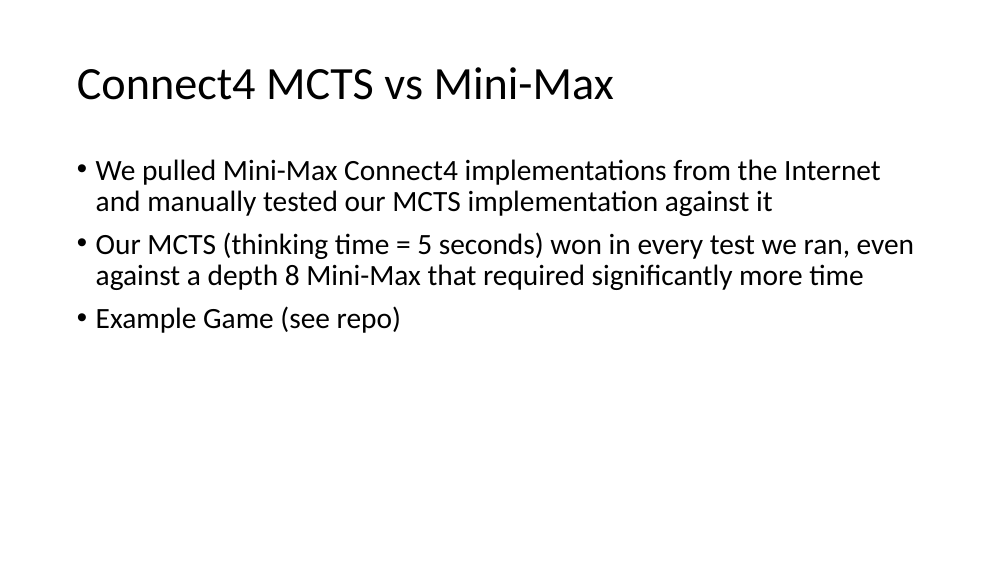
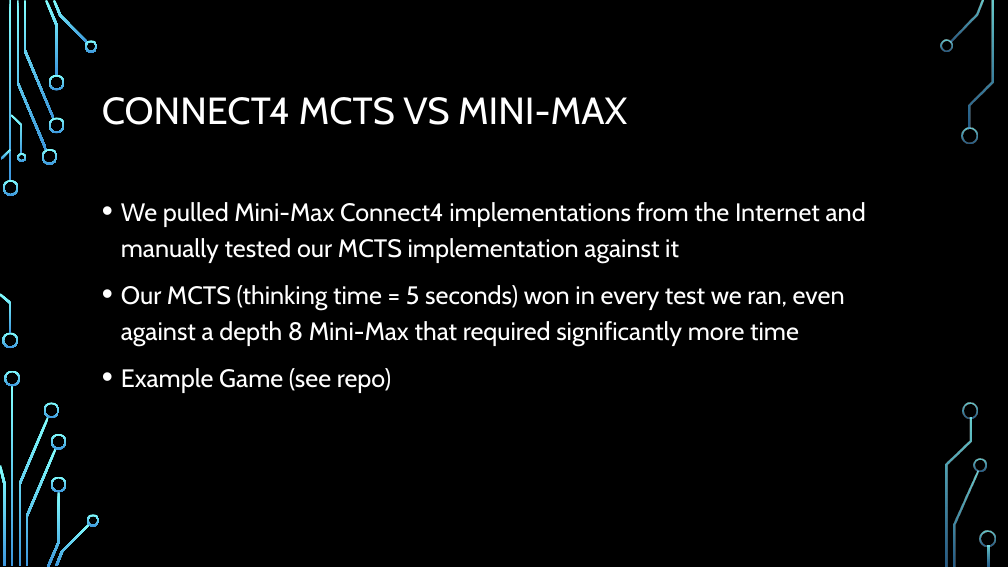
Before and after one commit to Ha5hBr0wn/CS4701, a slide deck: slide 6 of FinalPresentation.pptx. Drawn at 1008x567 pixels with LibreOffice and Linux fonts; fonts in the diff are those of the drawing; background and template pictures are left out. Boxes give left, top, right and bottom in pixels: in the first picture for what was removed or moved away, otherwise in the second. Text is boxed around its words. In the diff, an @@ line names an element or a change of style, - is before the commit and + after.

```diff
--- a/FinalPresentation.pptx
+++ b/FinalPresentation.pptx
@@ background #FFFFFF to picture (left out) @@
@@ title at <box>102,97,627,125</box>: text changed; size 44 to 36 pt; font Calibri to Cabin; text colour #000000 to #FFFFFF @@
-Connect4 MCTS vs Mini-Max
+CONNECT4 MCTS VS MINI-MAX
@@ text "We pulled Mini-Max Connect4 implementations ...": place and size @@
-text "We pulled Mini-Max Connect4 implementations ..." at <box>96,159,914,333</box>
+text "We pulled Mini-Max Connect4 implementations ..." at <box>121,202,866,393</box>
@@ text "We pulled Mini-Max Connect4 implementations ..." at <box>121,202,866,393</box>: size 28 to 24 pt, font Calibri to Cabin, text colour #000000 to #FFFFFF; line spacing 0.9 to 1.2 @@
@@ group added at <box>0,0,996,567</box>: 33 freeform shapes, 3 rectangles @@
```
Also in this commit, not shown: 18 other slides changed.
